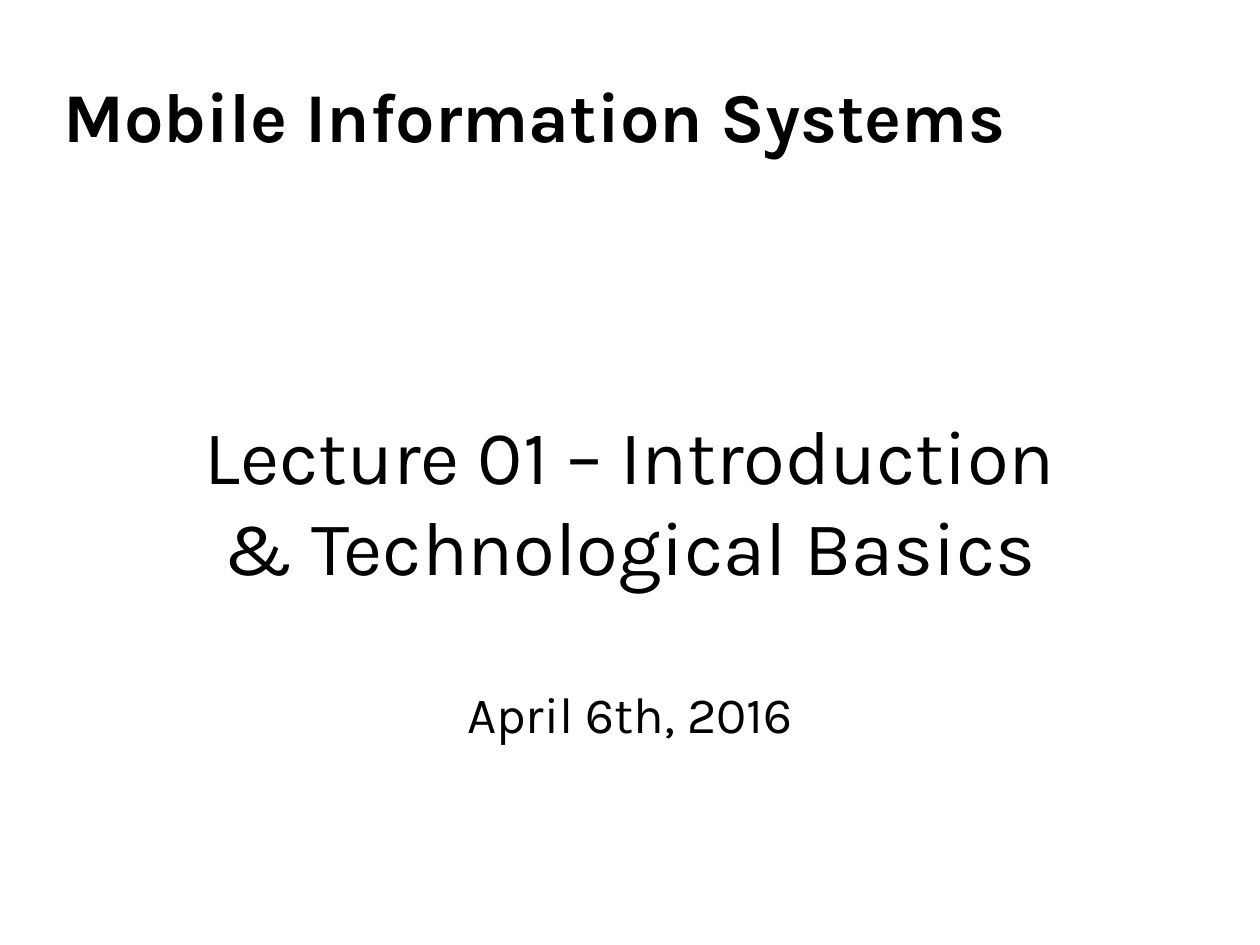
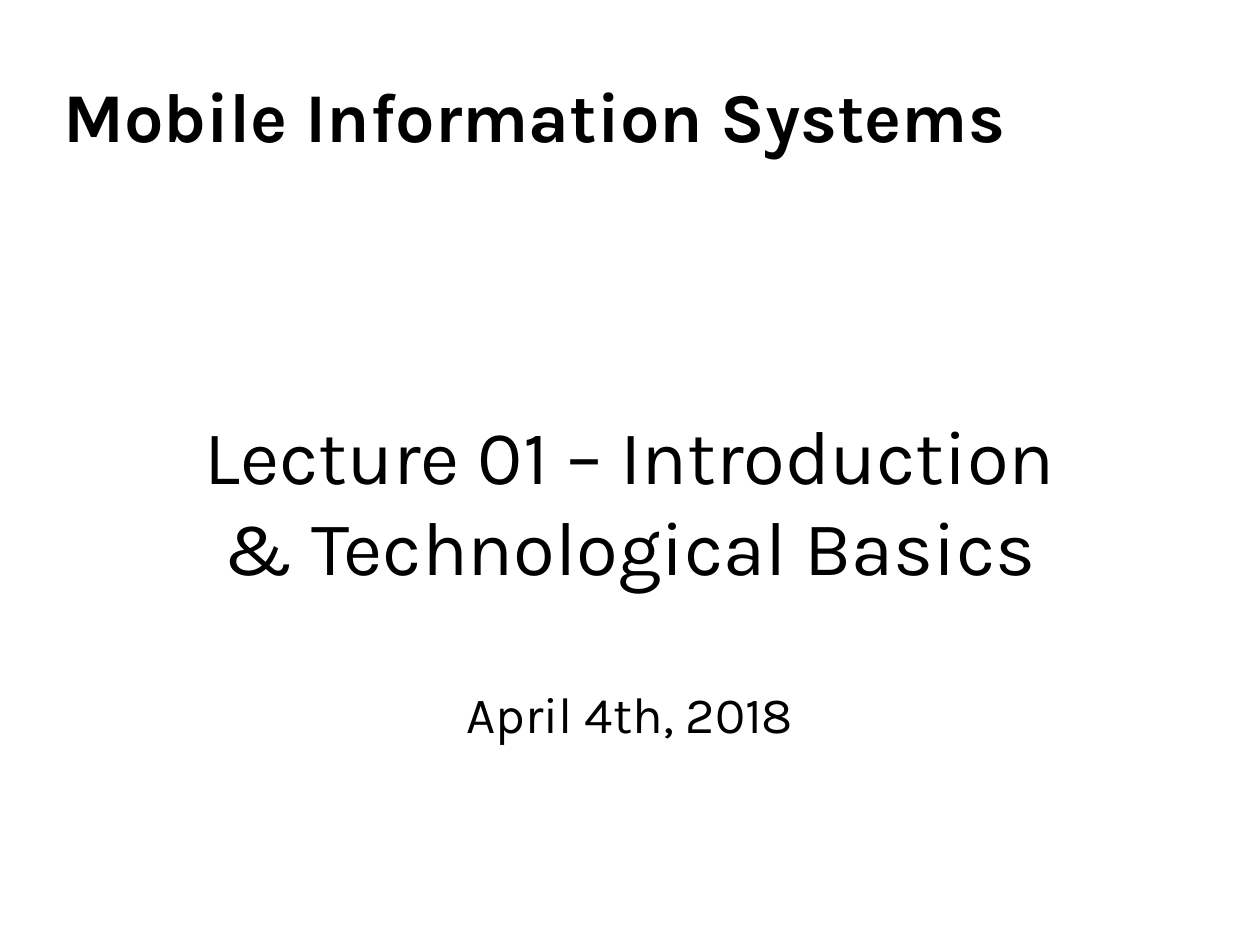
Before and after one commit to floe/mobile-information-systems, a slide deck: slide 1 of 01-introduction-basics.odp. Drawn at 1260x945 pixels with LibreOffice and Linux fonts; fonts in the diff are those of the drawing; background and template pictures are left out. Boxes give left, top, right and bottom in pixels: in the first picture for what was removed or moved away, otherwise in the second. Text is boxed around its words. In the diff, an @@ line names an element or a change of style, - is before the commit and + after.

```diff
--- a/01-introduction-basics.odp
+++ b/01-introduction-basics.odp
@@ text at (466, 698, 793, 745): text changed @@
-April 6th, 2016
+April 4th, 2018
```
Also in this commit, not shown: 31 other slides changed, 1 slide added, 1 slide removed, 2 other files.
